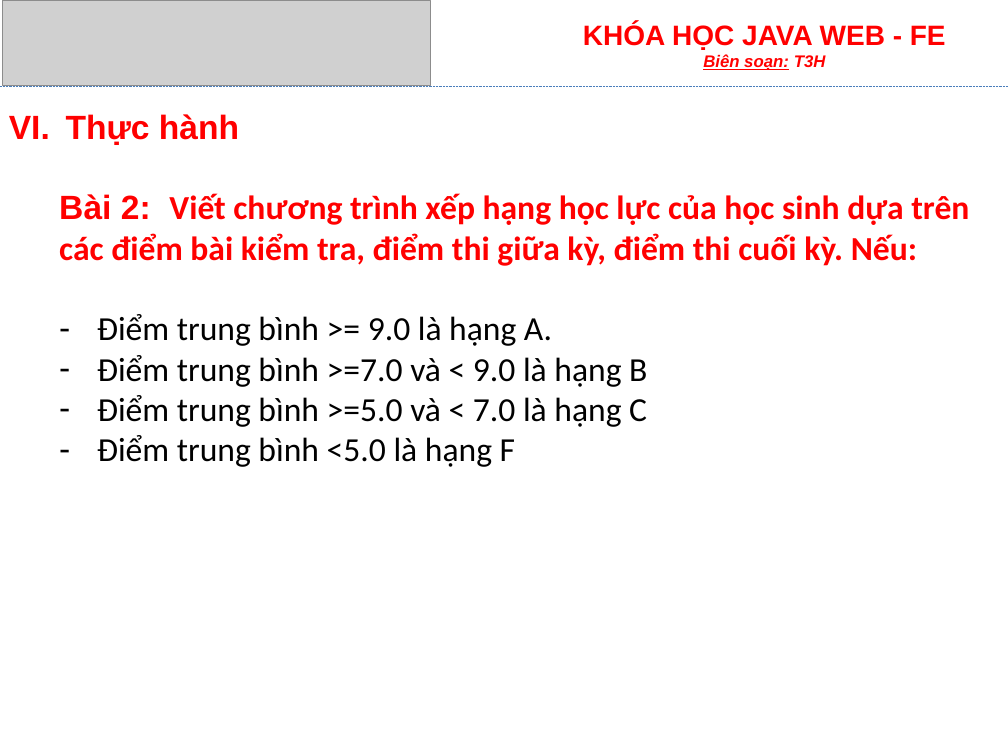
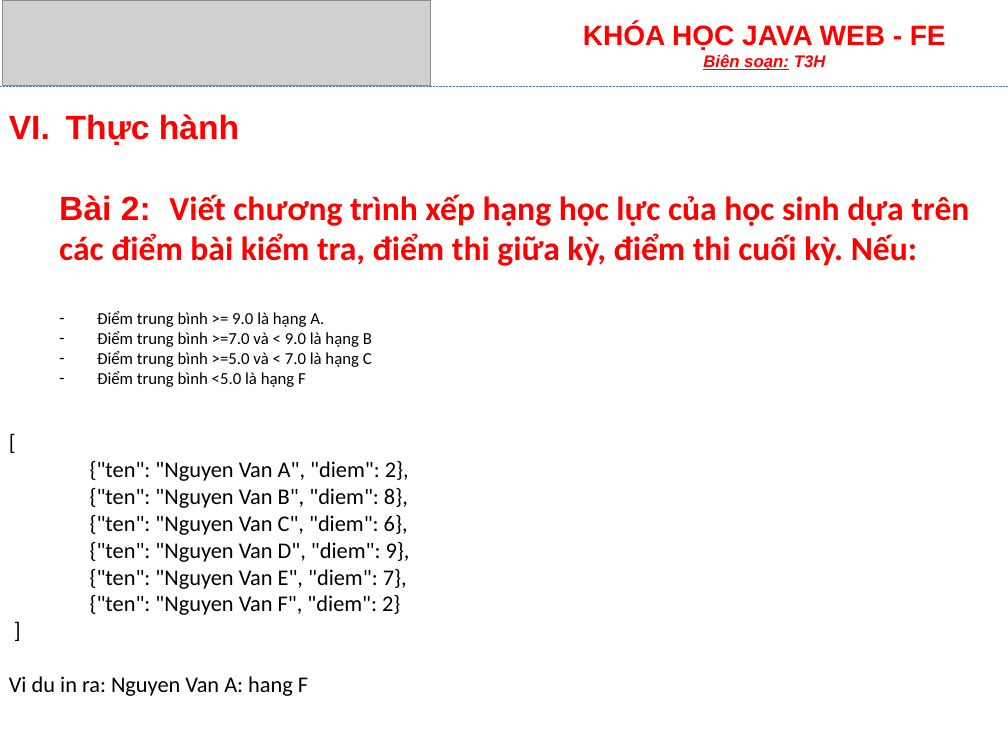
Before and after one commit to Locdote/hocfe, a slide deck: slide 24 of tai-lieu/hocfe-buoi6-javascript1/Bai7-LamQuenVoiJavascript.pptx. Drawn at 1008x756 pixels with LibreOffice and Linux fonts; fonts in the diff are those of the drawing; grey boxes stand for pictures. Boxes give left, top, right and bottom in pixels: in the first picture for what was removed or moved away, otherwise in the second. Text is boxed around its words. In the diff, an @@ line names an element or a change of style, - is before the commit and + after.

```diff
--- a/tai-lieu/hocfe-buoi6-javascript1/Bai7-LamQuenVoiJavascript.pptx
+++ b/tai-lieu/hocfe-buoi6-javascript1/Bai7-LamQuenVoiJavascript.pptx
@@ text at box(97, 311, 372, 387): size 24 to 12 pt in "Điểm trung bình >= 9.0 là hạng ...", "Điểm trung bình >=7.0 và < 9.0 ...", "Điểm trung bình >=5.0 và < 7.0 ...", "Điểm trung bình <5.0 là hạng F" @@
@@ text at box(9, 461, 410, 696): paragraphs added @@
+[
+{"ten": "Nguyen Van A", "diem": 2},
+{"ten": "Nguyen Van B", "diem": 8},
+{"ten": "Nguyen Van C", "diem": 6},
+{"ten": "Nguyen Van D", "diem": 9},
+{"ten": "Nguyen Van E", "diem": 7},
+{"ten": "Nguyen Van F", "diem": 2}
+]
+Vi du in ra: Nguyen Van A: hang F
```
Also in this commit, not shown: 1 other slide changed, 1 other file.
